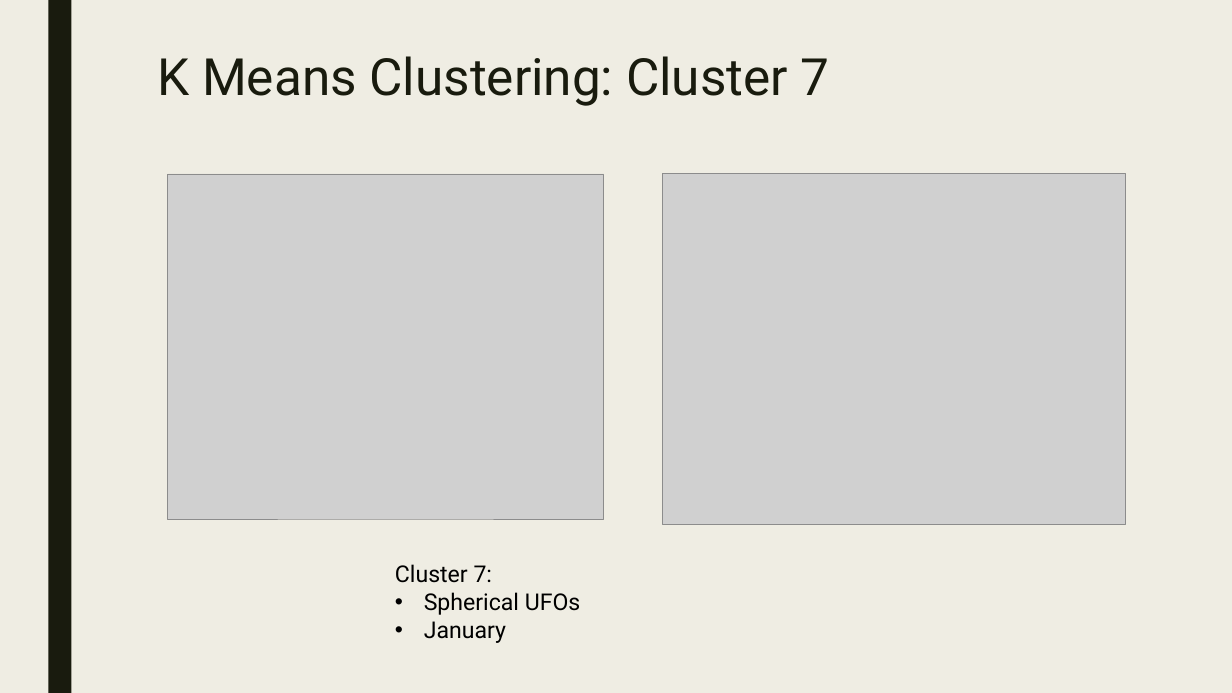
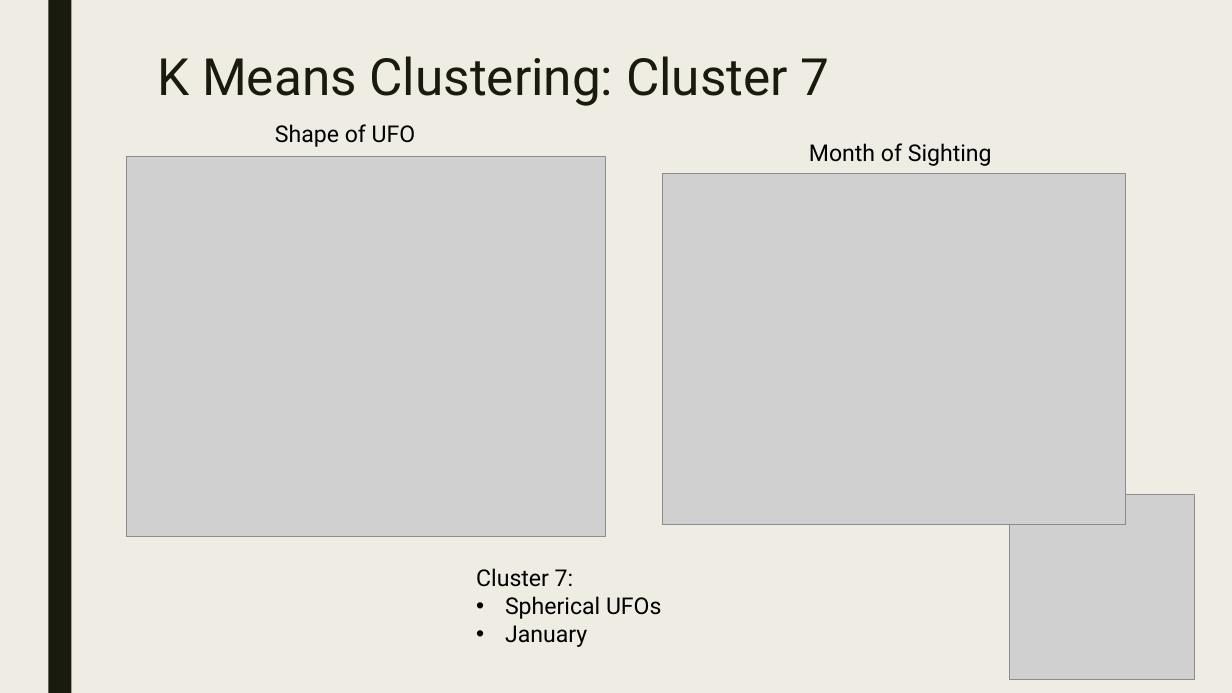
Before and after one commit to Preetikasri/UFO-Sightings-Analysis, a slide deck: slide 17 of ufo_presentation_v3.pptx (slide 16 before the commit). Drawn at 1232x693 pixels with LibreOffice and Linux fonts; fonts in the diff are those of the drawing; grey boxes stand for pictures. Boxes give left, top, right and bottom in pixels: in the first picture for what was removed or moved away, otherwise in the second. Text is boxed around its words. In the diff, an @@ line names an element or a change of style, - is before the commit and + after.

```diff
--- a/ufo_presentation_v3.pptx
+++ b/ufo_presentation_v3.pptx
@@ text added at (x1=275, y1=124, x2=416, y2=147), 18 pt, text #000000 @@
+Shape of UFO
@@ text added at (x1=809, y1=143, x2=992, y2=166), 18 pt, text #000000 @@
+Month of Sighting
@@ picture resized from (x1=168, y1=174, x2=604, y2=518) to (x1=126, y1=157, x2=605, y2=537) @@
@@ picture added at (x1=1009, y1=495, x2=1194, y2=680) @@
@@ text "Cluster 7:" moved from (x1=395, y1=564, x2=581, y2=643) to (x1=476, y1=568, x2=662, y2=647) @@
```
Also in this commit, not shown: 10 other slides changed, 5 slides added.
